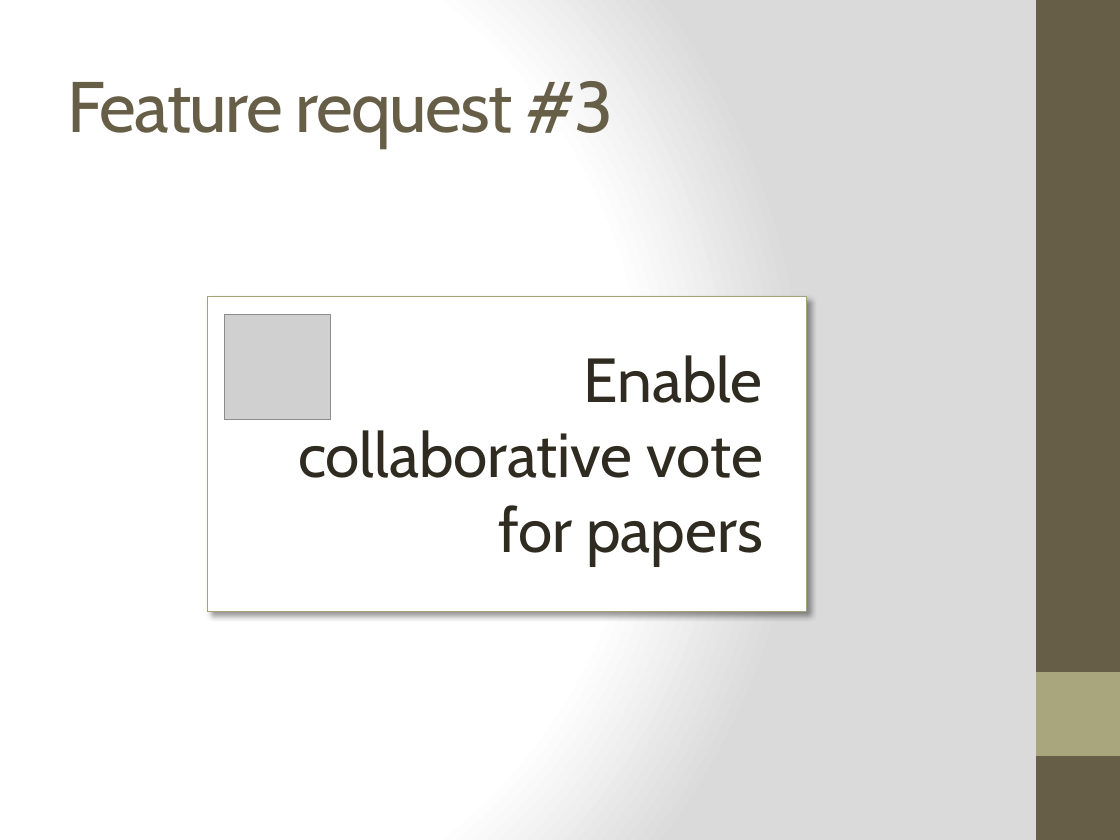
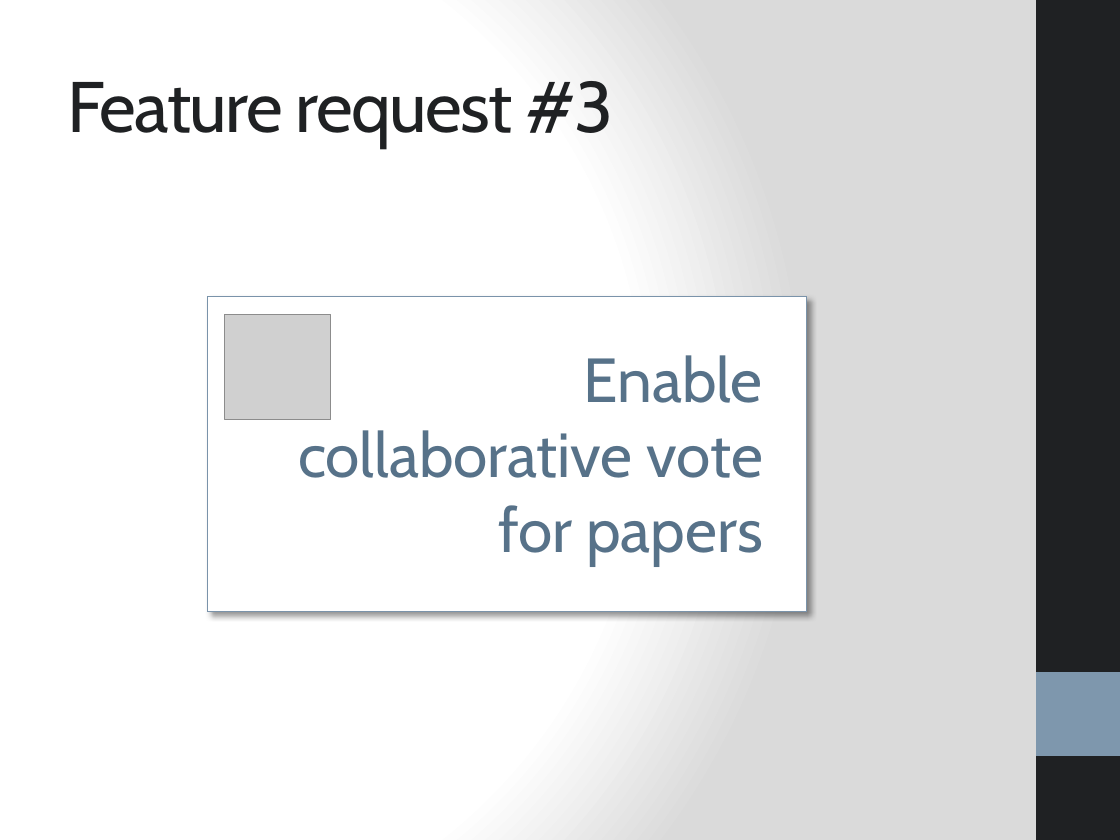
Before and after one commit to bouquetf/call-for-paper, a slide deck: slide 17 of slides/slides.pptx. Drawn at 1120x840 pixels with LibreOffice and Linux fonts; fonts in the diff are those of the drawing; grey boxes stand for pictures. Boxes give left, top, right and bottom in pixels: in the first picture for what was removed or moved away, otherwise in the second. Text is boxed around its words. In the diff, an @@ line names an element or a change of style, - is before the commit and + after.

Commit message:
changing style

```diff
--- a/slides/slides.pptx
+++ b/slides/slides.pptx
@@ rectangle at <box>1036,0,1120,840</box>: fill #675E47 to #1F2123 @@
@@ title "Feature request #3" at <box>67,81,614,148</box>: text colour #675E47 to #1F2123 @@
@@ rectangle "Enable collaborative vote for papers" at <box>207,297,806,612</box>: text colour #2F2B20 to #577289; outline #A6A278 0.75 pt to #7A94AA 0.75 pt @@
@@ rectangle at <box>1036,672,1120,756</box>: fill #A9A57C to #7E97AD @@
```
Also in this commit, not shown: 22 other slides changed.
